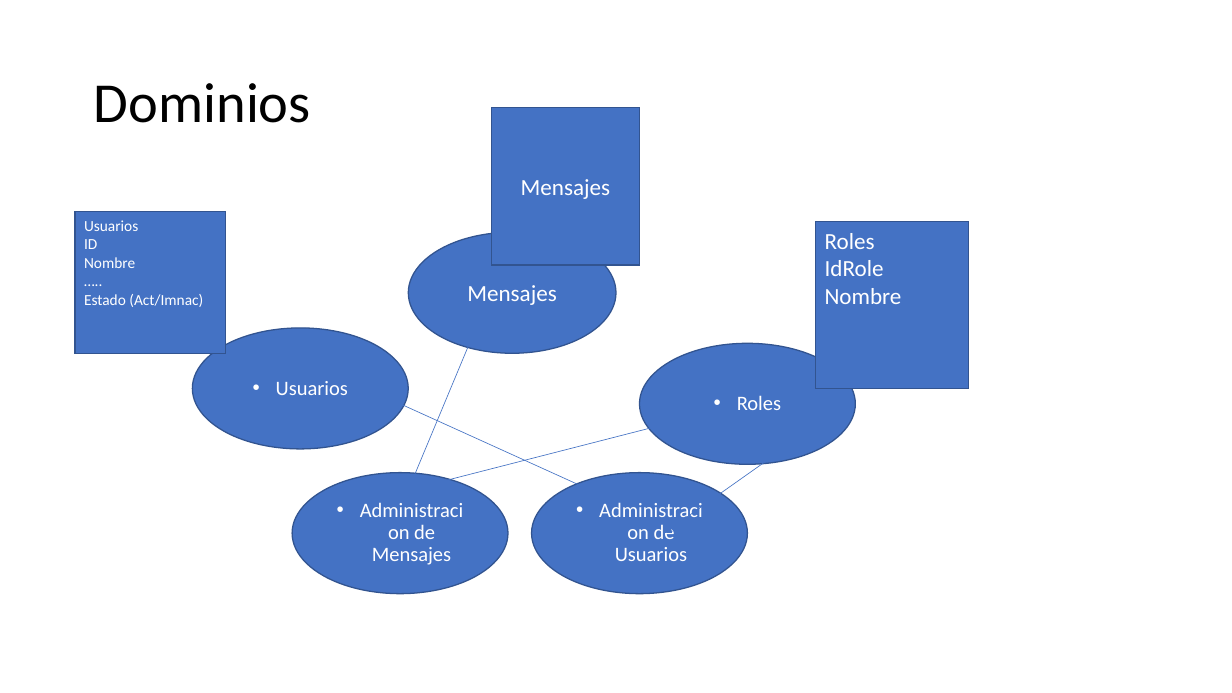
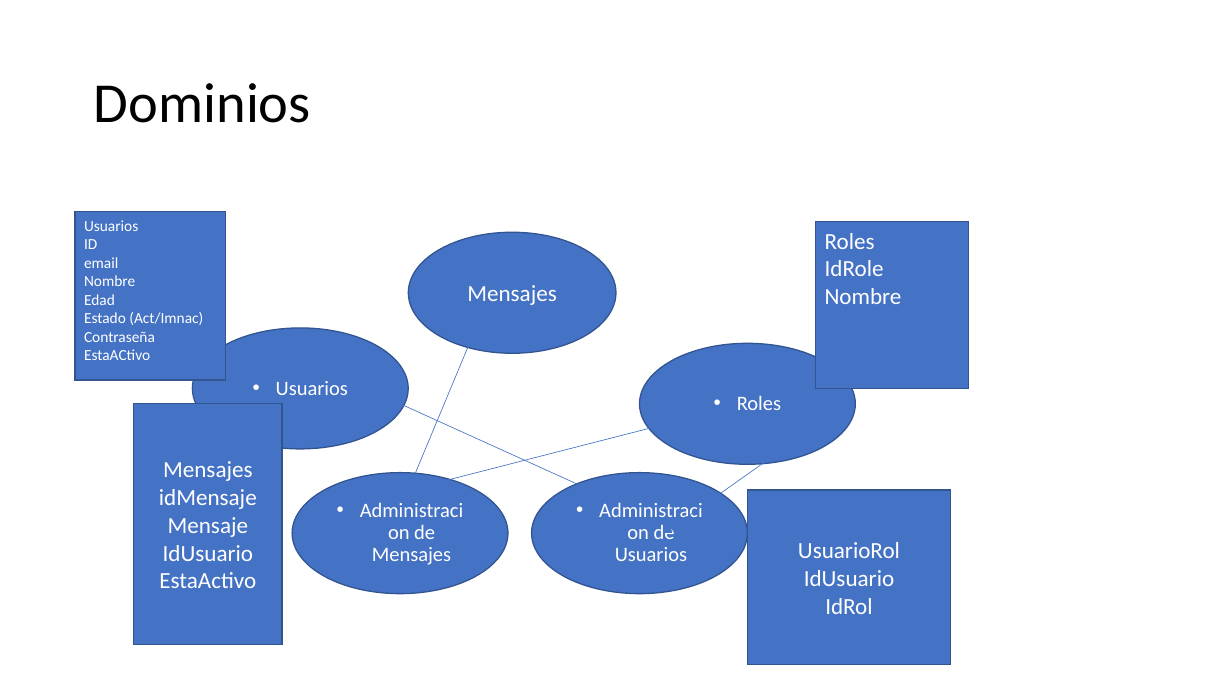
Before and after one commit to ziurregor/UDABOL_202202, a slide deck: slide 3 of Proyecto Final.pptx. Drawn at 1232x693 pixels with LibreOffice and Linux fonts; fonts in the diff are those of the drawing. Boxes give left, top, right and bottom in pixels: in the first picture for what was removed or moved away, otherwise in the second. Text is boxed around its words. In the diff, an @@ line names an element or a change of style, - is before the commit and + after.

```diff
--- a/Proyecto Final.pptx
+++ b/Proyecto Final.pptx
@@ rectangle "Usuarios ID email Nombre Edad ...": place and size @@
-rectangle "Usuarios ID email Nombre Edad ..." at (75, 212, 226, 354)
+rectangle "Usuarios ID email Nombre Edad ..." at (75, 212, 226, 381)
@@ text in rectangle at (84, 220, 203, 360): text changed @@
-Usuarios
-ID
-Nombre
-…..
-Estado (Act/Imnac)
+Usuarios
+ID
+email
+Nombre
+Edad
+Estado (Act/Imnac)
+Contraseña
+EstaACtivo
@@ rectangle "Mensajes idMensaje Mensaje IdUsuario EstaActivo": place and size @@
-rectangle "Mensajes idMensaje Mensaje IdUsuario EstaActivo" at (492, 107, 640, 264)
+rectangle "Mensajes idMensaje Mensaje IdUsuario EstaActivo" at (134, 404, 282, 644)
@@ text in rectangle at (159, 461, 257, 588): text changed @@
-Mensajes
+Mensajes
+idMensaje
+Mensaje
+IdUsuario
+EstaActivo
@@ rectangle added at (748, 490, 951, 665), fill #4472C4, outline #325491 1 pt, 18 pt, text #FFFFFF @@
+UsuarioRol
+IdUsuario
+IdRol
```
Also in this commit, not shown: 1 other slide changed, 1 other file.
